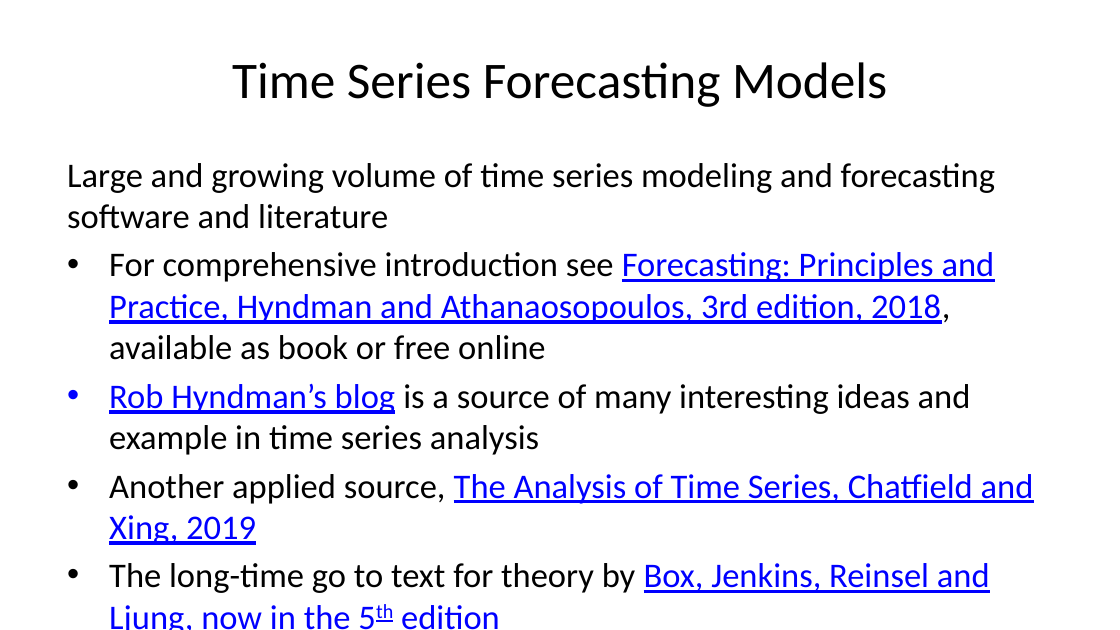
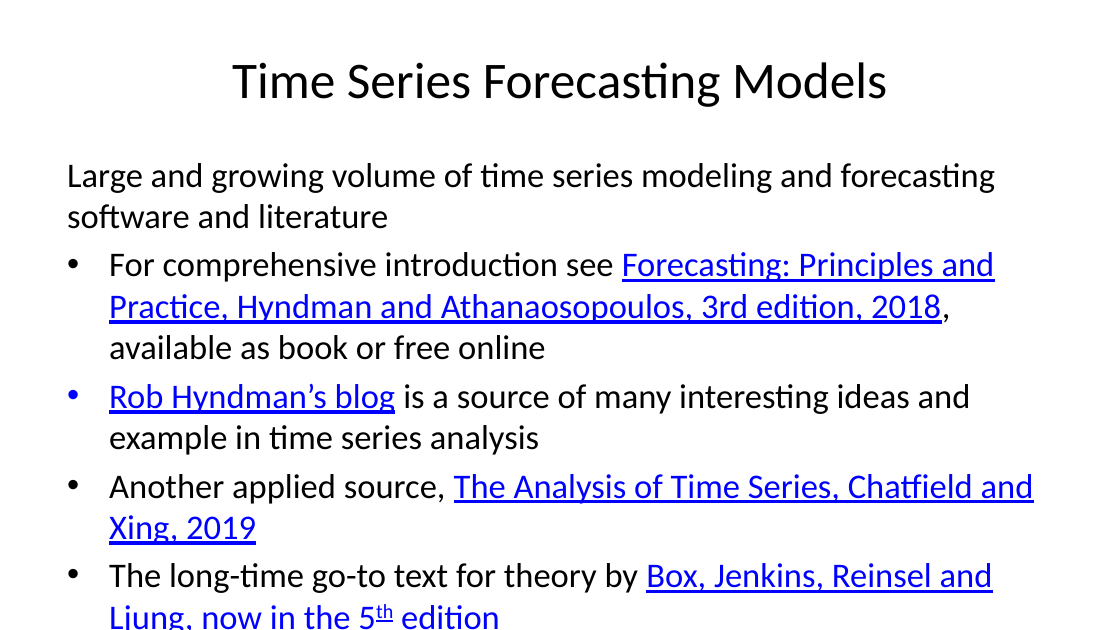
Before and after one commit to StephenElston/CSCI-E-83, a slide deck: slide 8 of LectureSlides/12_IntroductionToTimeSeriesForecasting.pptx. Drawn at 1120x630 pixels with LibreOffice and Linux fonts; fonts in the diff are those of the drawing. Boxes give left, top, right and bottom in pixels: in the first picture for what was removed or moved away, otherwise in the second. Text is boxed around its words. In the diff, an @@ line names an element or a change of style, - is before the commit and + after.

Commit message:
Corrected typo

```diff
--- a/LectureSlides/12_IntroductionToTimeSeriesForecasting.pptx
+++ b/LectureSlides/12_IntroductionToTimeSeriesForecasting.pptx
@@ text at bbox=[109, 563, 993, 630]: text changed @@
-• The long-time go to text for theory by Box, Jenkins, Reinsel and Ljung, now in the 5th edition
+• The long-time go-to text for theory by Box, Jenkins, Reinsel and Ljung, now in the 5th edition
```
